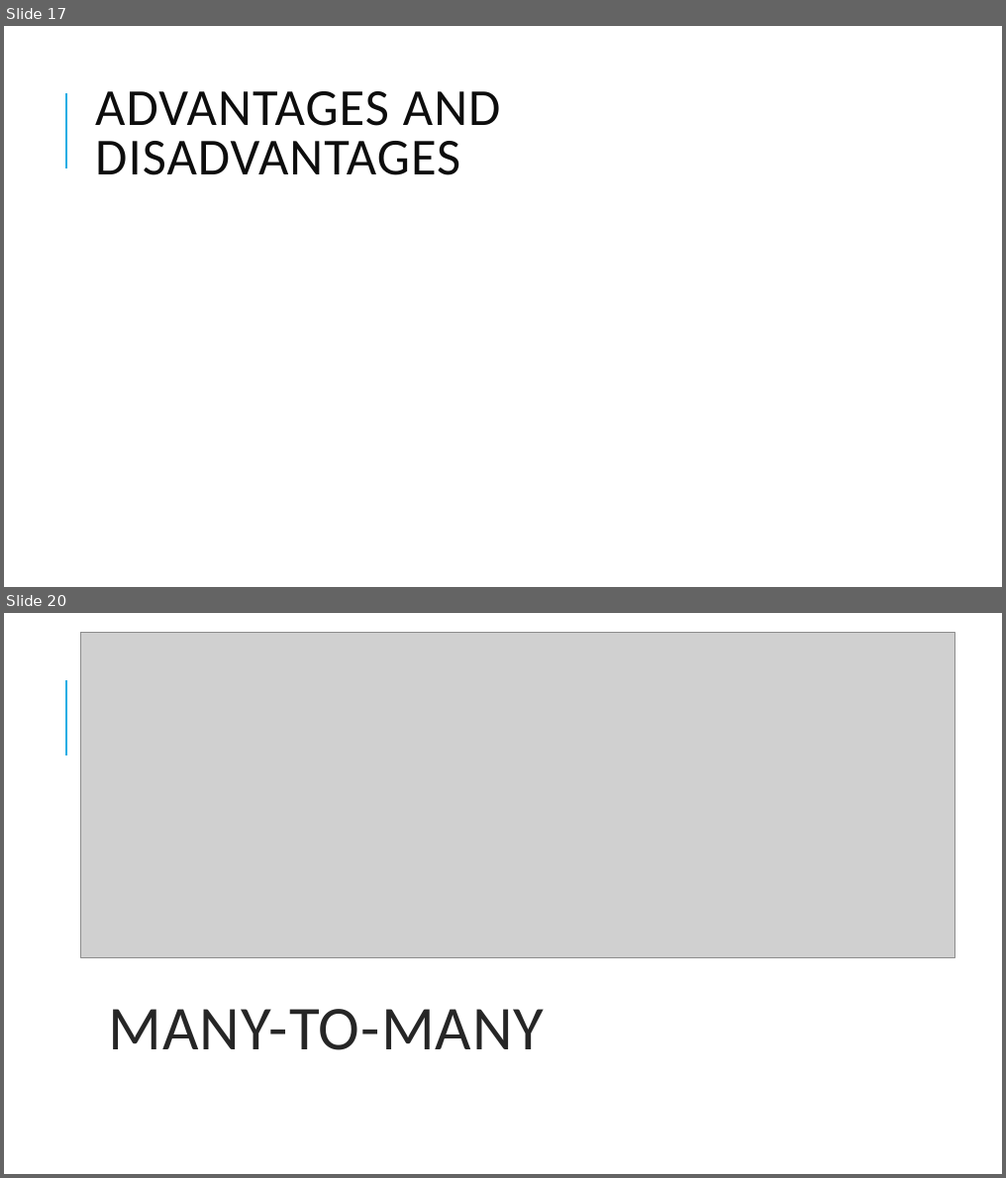
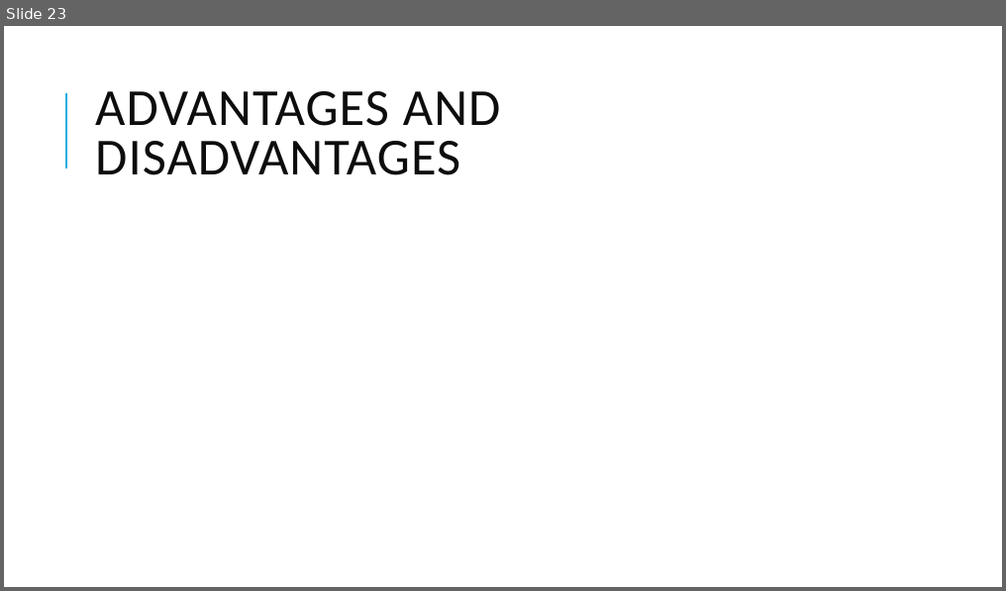
Before and after one commit to ov1n/Active-MQ-presentation, a slide deck: activemq.pptx. Shown one above the other, each under a label of ours: slides 17 and 20 before the commit, slide 23 after it; the slides between them are not shown. The pictures are 1006x1178 and 1006x591 pixels, drawn with LibreOffice and Linux fonts; fonts in the diff are those of the drawing; grey boxes stand for pictures. Boxes give left, top, right and bottom in pixels: in the first picture for what was removed or moved away, otherwise in the second. Text is boxed around its words. In the diff, an @@ line names an element or a change of style, - is before the commit and + after.

```diff
--- a/activemq.pptx
+++ b/activemq.pptx
@@ slide 20 removed at bbox=[4, 613, 1002, 1174], background #FFFFFF; not listed: 1 template element that a slide beside it also shows @@
@@ picture removed at bbox=[81, 633, 955, 958] @@
@@ title removed at bbox=[109, 1009, 545, 1051] @@
-MANY-TO-MANY
@@ what was slide 17 is now slide 23 @@
```
Also in this commit, not shown: 1 slide changed, 8 slides added, 3 other slides removed, 9 other files.
